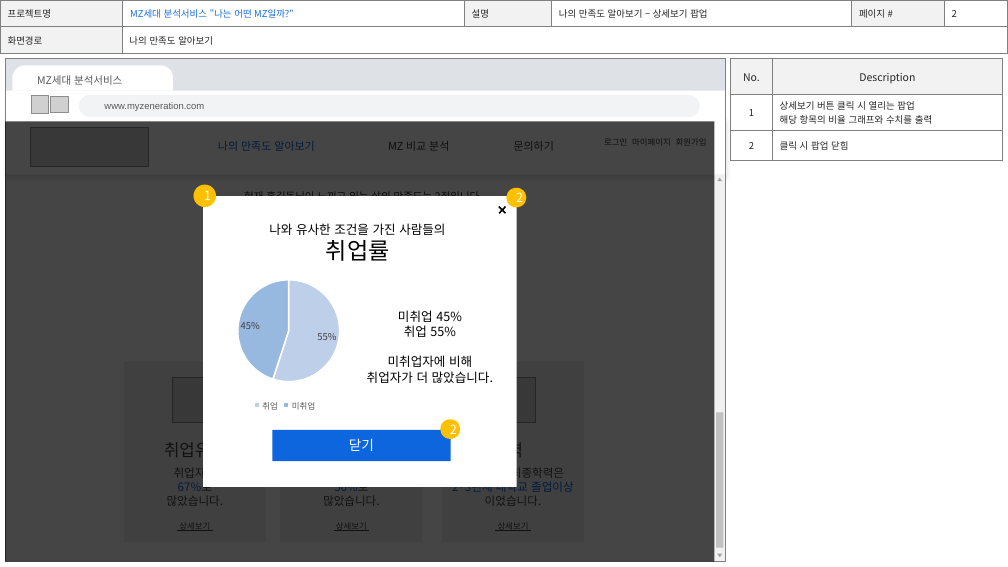
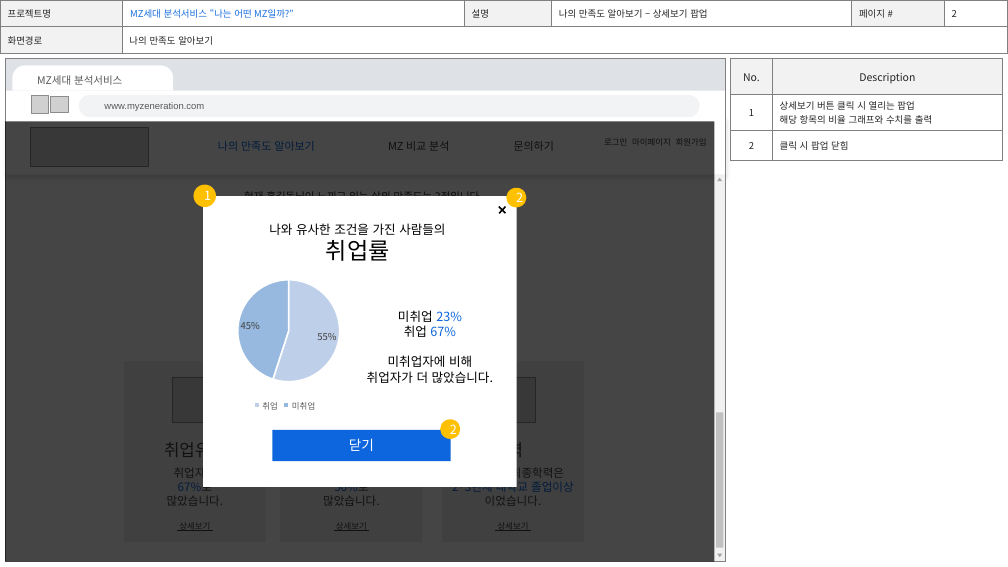
Before and after one commit to jomiinjung/project_DreamCatcher, a slide deck: slide 7 of 프로젝트 화면설계서_조민정_ver1.0.pptx. Drawn at 1008x567 pixels with LibreOffice and Linux fonts; fonts in the diff are those of the drawing; grey boxes stand for pictures; background and template pictures are left out. Boxes give left, top, right and bottom in pixels: in the first picture for what was removed or moved away, otherwise in the second. Text is boxed around its words. In the diff, an @@ line names an element or a change of style, - is before the commit and + after.

```diff
--- a/프로젝트 화면설계서_조민정_ver1.0.pptx
+++ b/프로젝트 화면설계서_조민정_ver1.0.pptx
@@ text at box(398, 310, 462, 337): text changed; text colour #000000 to #0D66DD @@
-미취업 45%
-취업 55%
+미취업 23%
+취업 67%
```
Also in this commit, not shown: 4 other slides changed.
